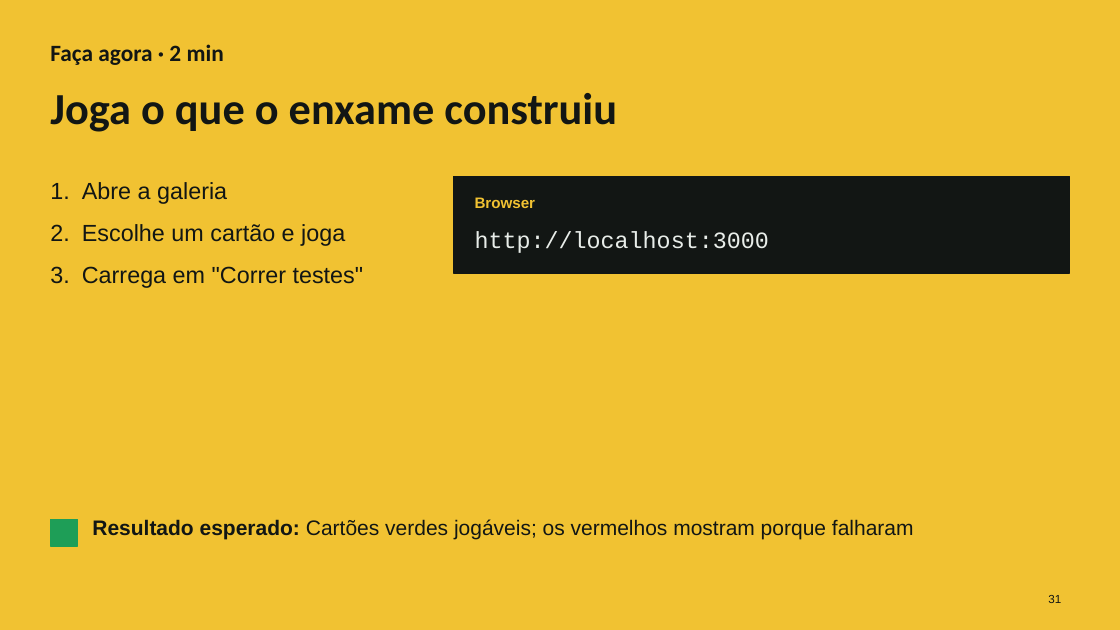
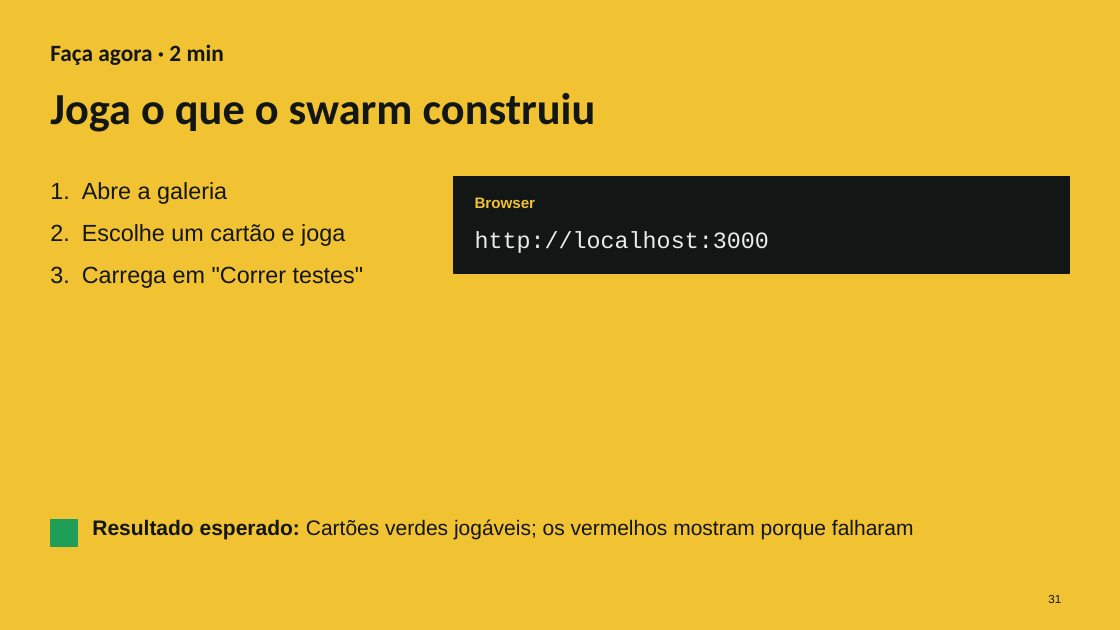
Before and after one commit to cx-guilherme-pinto/workshop-claude, a slide deck: slide 31 of slides/workshop.pptx. Drawn at 1120x630 pixels with LibreOffice and Linux fonts; fonts in the diff are those of the drawing. Boxes give left, top, right and bottom in pixels: in the first picture for what was removed or moved away, otherwise in the second. Text is boxed around its words. In the diff, an @@ line names an element or a change of style, - is before the commit and + after.

```diff
--- a/slides/workshop.pptx
+++ b/slides/workshop.pptx
@@ title at (x1=50, y1=93, x2=596, y2=132): text changed @@
-Joga o que o enxame construiu
+Joga o que o swarm construiu
```
Also in this commit, not shown: 12 other slides changed, 34 other files.
